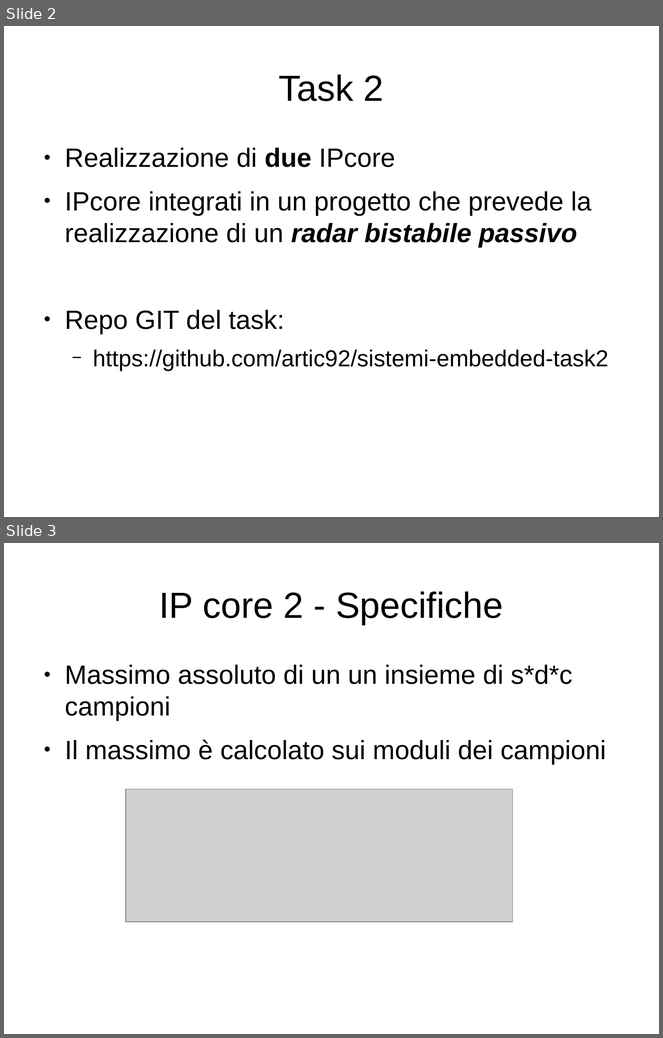
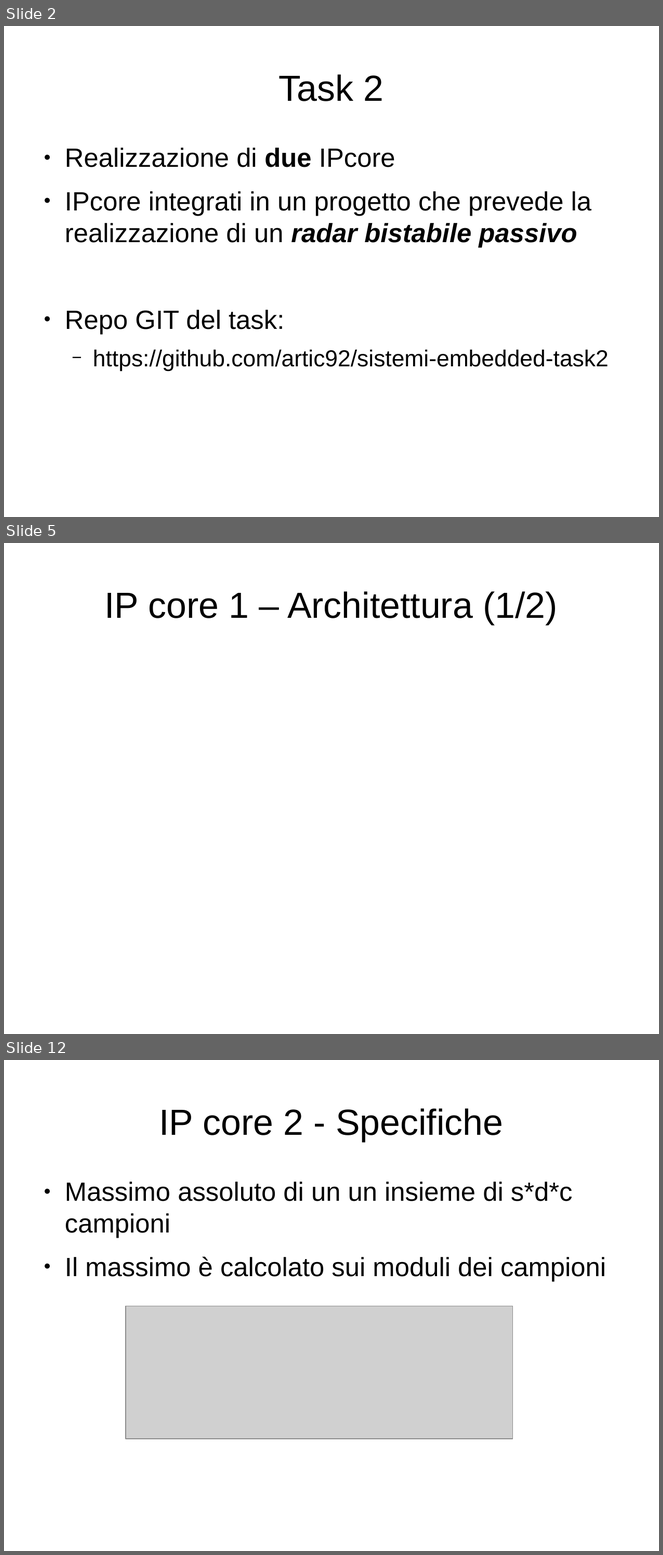
Before and after one commit to artic92/sistemi-embedded-task2, a slide deck: doc/presentazione.odp. Shown one above the other, each under a label of ours: slides 2 and 3 before the commit, slides 2, 5 and 12 after it; the slides between them are not shown. The pictures are 663x1038 and 663x1555 pixels, drawn with LibreOffice and Linux fonts; fonts in the diff are those of the drawing; grey boxes stand for pictures; background and template pictures are left out. Boxes give left, top, right and bottom in pixels: in the first picture for what was removed or moved away, otherwise in the second. Text is boxed around its words. In the diff, an @@ line names an element or a change of style, - is before the commit and + after.

Commit message:
Aggiunta doc esterna dell'ip_core1 con relative slide

```diff
--- a/doc/presentazione.odp
+++ b/doc/presentazione.odp
@@ slide 5 added at [4, 543, 659, 1034], background picture (left out) @@
@@ title added at [104, 591, 558, 625], 44 pt, text #000000 @@
+IP core 1 – Architettura (1/2)
@@ what was slide 3 is now slide 12 @@
```
Also in this commit, not shown: 1 slide changed, 8 other slides added, 4 other files.
